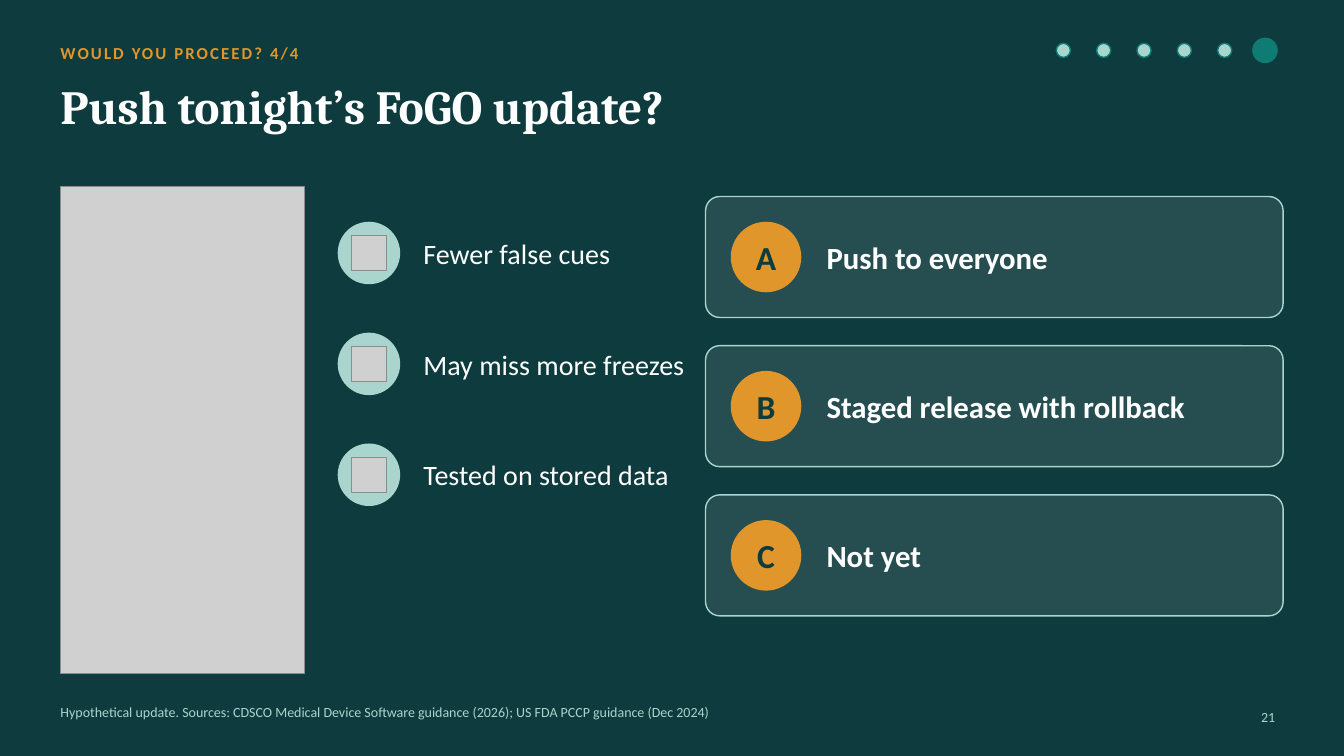
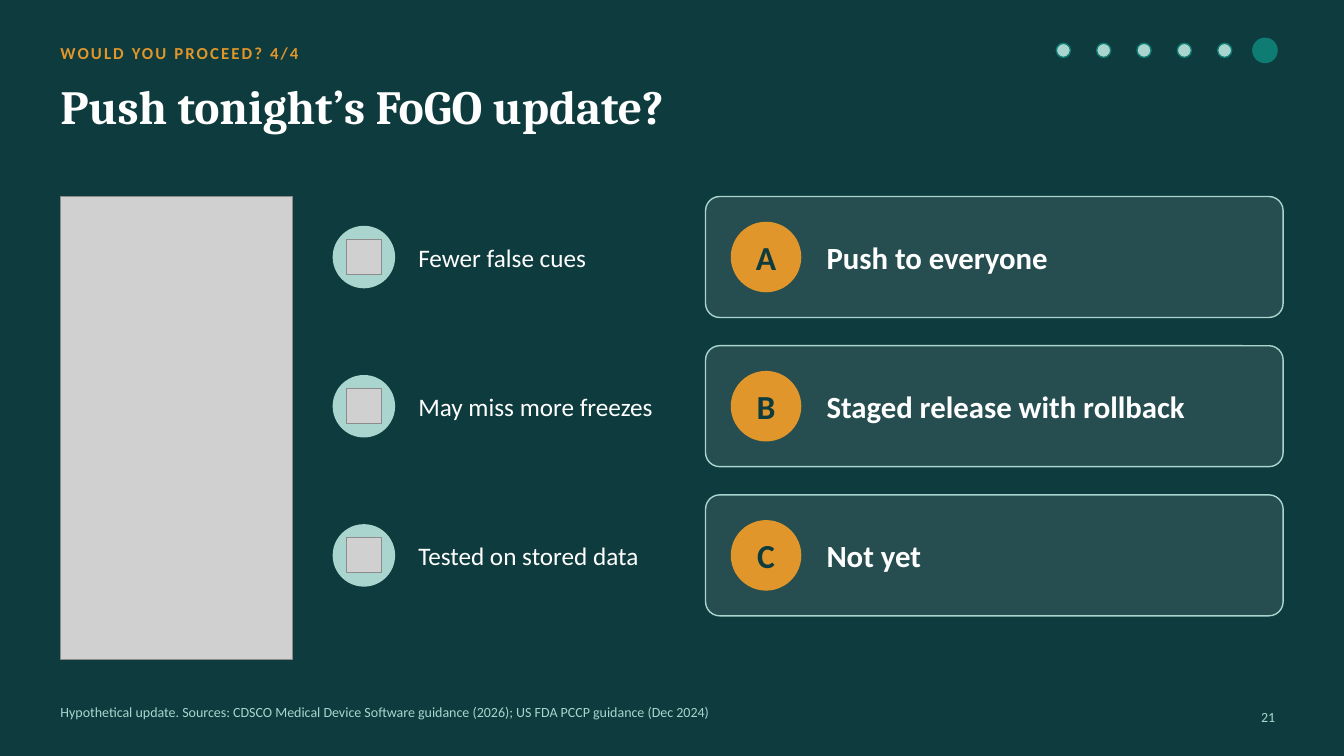
Before and after one commit to ivikasjha/claude, a slide deck: slide 21 of deck/From_Innovation_to_Patient_Impact.pptx. Drawn at 1344x756 pixels with LibreOffice and Linux fonts; fonts in the diff are those of the drawing; grey boxes stand for pictures. Boxes give left, top, right and bottom in pixels: in the first picture for what was removed or moved away, otherwise in the second. Text is boxed around its words. In the diff, an @@ line names an element or a change of style, - is before the commit and + after.

```diff
--- a/deck/From_Innovation_to_Patient_Impact.pptx
+++ b/deck/From_Innovation_to_Patient_Impact.pptx
@@ picture: place and size @@
-picture at [60, 187, 304, 674]
+picture at [60, 197, 292, 659]
@@ ellipse: place and size @@
-ellipse at [338, 222, 400, 284]
+ellipse at [333, 226, 395, 288]
@@ picture: place and size @@
-picture at [352, 236, 387, 271]
+picture at [347, 240, 382, 275]
@@ ellipse: place and size @@
-ellipse at [338, 333, 400, 395]
+ellipse at [333, 375, 395, 438]
@@ picture: place and size @@
-picture at [352, 347, 387, 382]
+picture at [347, 389, 382, 424]
@@ text "May miss more freezes": place and size @@
-text "May miss more freezes" at [423, 355, 684, 380]
+text "May miss more freezes" at [418, 398, 653, 420]
@@ ellipse: place and size @@
-ellipse at [338, 444, 400, 506]
+ellipse at [333, 524, 395, 587]
@@ picture: place and size @@
-picture at [352, 458, 387, 493]
+picture at [347, 538, 382, 574]
@@ size 20 to 18 pt in 3 elements at [418, 249, 586, 267], [418, 398, 653, 420], [418, 547, 638, 565] @@
@@ text "Tested on stored data": place and size @@
-text "Tested on stored data" at [423, 465, 668, 486]
+text "Tested on stored data" at [418, 547, 638, 565]
```
Also in this commit, not shown: 34 other slides changed, 1 slide removed, 37 other files.
